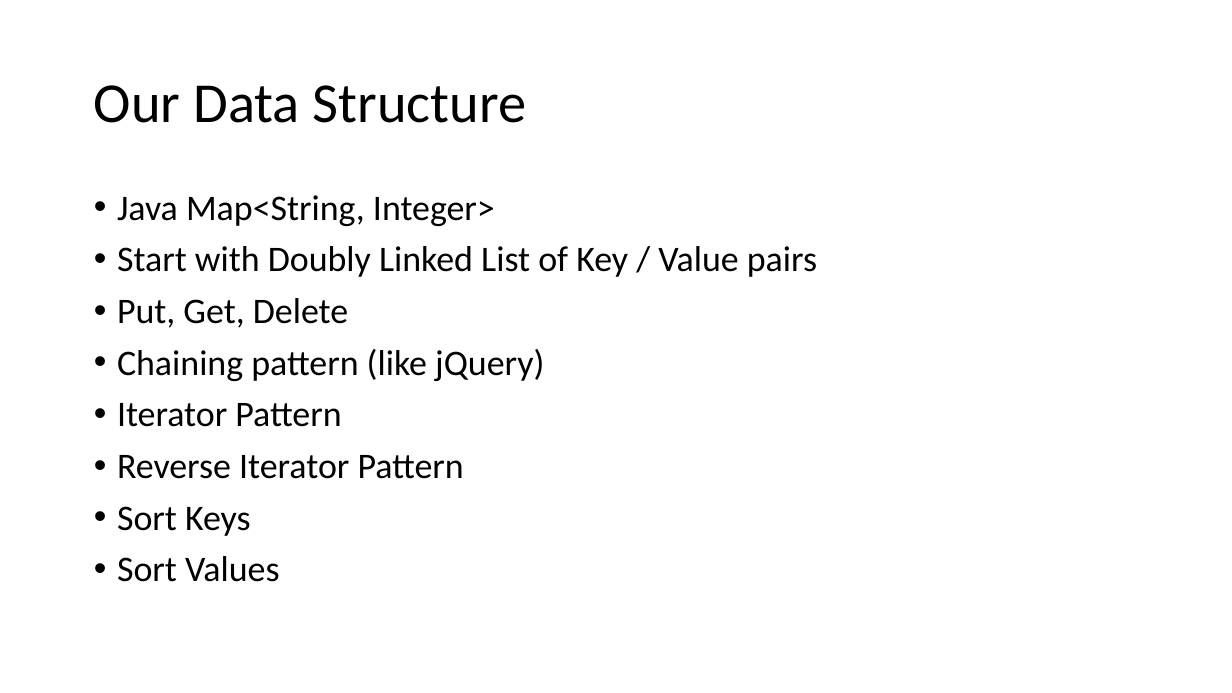
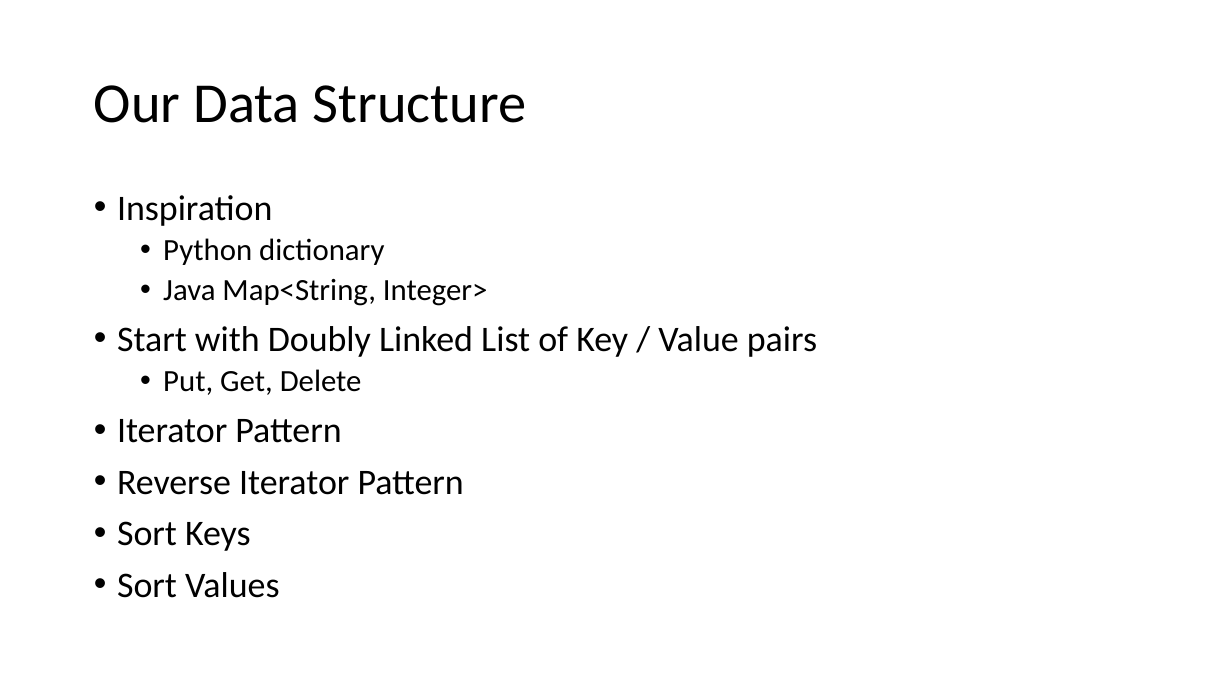
Before and after one commit to csev/cc4e, a slide deck: slide 2 of lectures/CC-04-Dict.pptx. Drawn at 1232x693 pixels with LibreOffice and Linux fonts; fonts in the diff are those of the drawing. Boxes give left, top, right and bottom in pixels: in the first picture for what was removed or moved away, otherwise in the second. Text is boxed around its words. In the diff, an @@ line names an element or a change of style, - is before the commit and + after.

```diff
--- a/lectures/CC-04-Dict.pptx
+++ b/lectures/CC-04-Dict.pptx
@@ text at (117,195,384,265): paragraphs added @@
+• Inspiration
+  • Python dictionary
@@ text at (163,279,488,395): size 28 to 24 pt in "Java Map<String, Integer>", "Put, Get, Delete"; list level 1 to 2 in "Java Map<String, Integer>"; list level 1 to 2 in "Put, Get, Delete" @@
@@ text at (117,349,544,381): paragraph removed @@
-• Chaining pattern (like jQuery)
```
Also in this commit, not shown: 2 other files.
